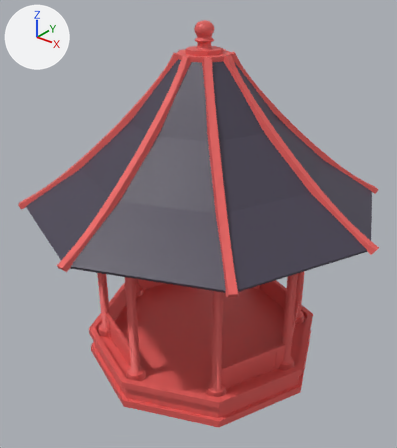
The FBX model Assets/Models/Props/Gazebo_B.fbx, before and after one commit.
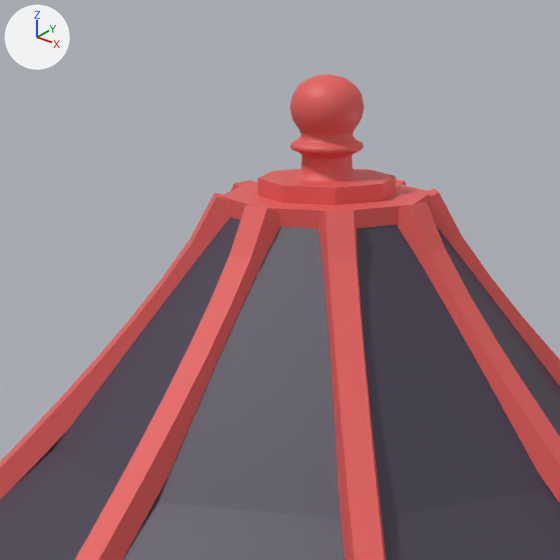
Old and new are each drawn whole from a 50 mm camera at (6.5, -8.3, 8.14) aimed at (0.03, -0.21, 3.12) and again close up on the part from 29% to 67% of the width and 0% to 34% of the height. The axes (+X, +Y, +Z) are drawn at upper left. The lights are the same throughout. The first two pictures are the older version. Where no turn or scale is listed for an object, it has been applied to the vertices.

The first close-up shows 'Gazebo_A', 'Gazebo_A.002'.
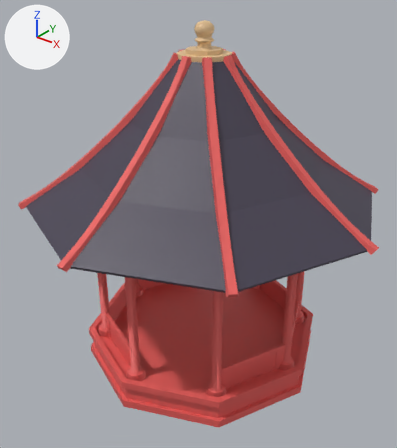
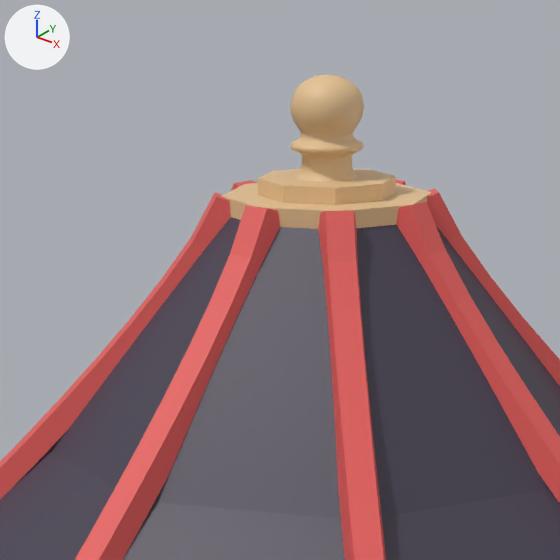
Commit message: oops slight change

Where the change shows, as pixel boxes (x1, y1, x2, y2) in the close-ups (560 x 560 px):
part 1 of me_gazebo_a_002, recoloured (red to beige)
    both: (221, 74, 431, 229)

What changed in the scene script:
```text
Add mat_metal:
    mat_metal = principled_material('Metal')
    mat_metal.base_color = (0.8, 0.546, 0.291)  # beige #e7c393
Change me_gazebo_a_002:
    where me_gazebo_a_002.from_pydata(...)  # 2625 vertices, 5118 faces; spans x -3.63..3.63, y -3.63..3.63, z -0.12..7.11
    used by ob_gazebo_a; location = (0.0, 0.0, 0.0)
    me_gazebo_a_002 part 1: 882 of the faces centred in x -2.99..2.99, y -2.99..2.99, z 3.63..7.1 switch from mat_propmat (red #e75f5c) to mat_metal (beige #e7c393)
```
